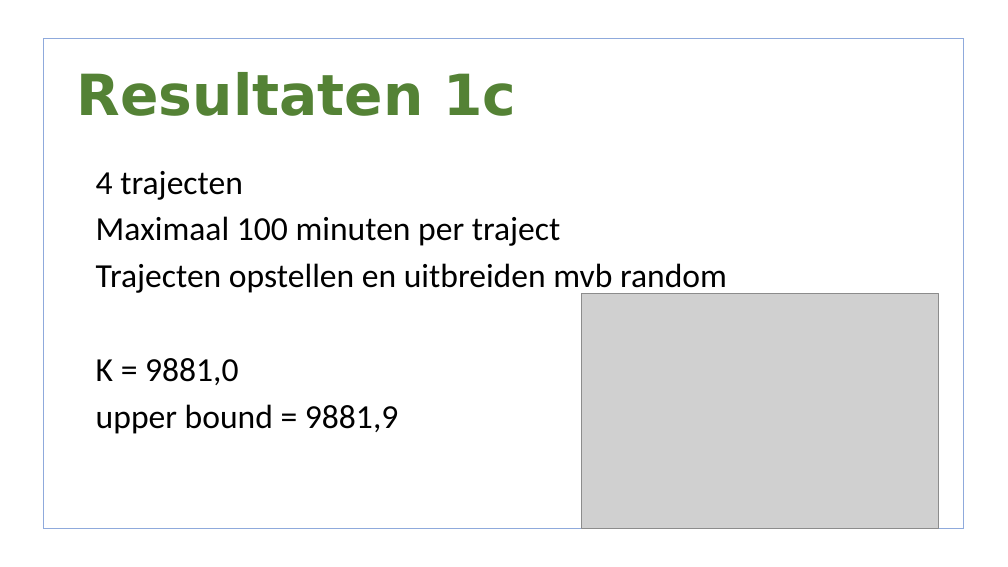
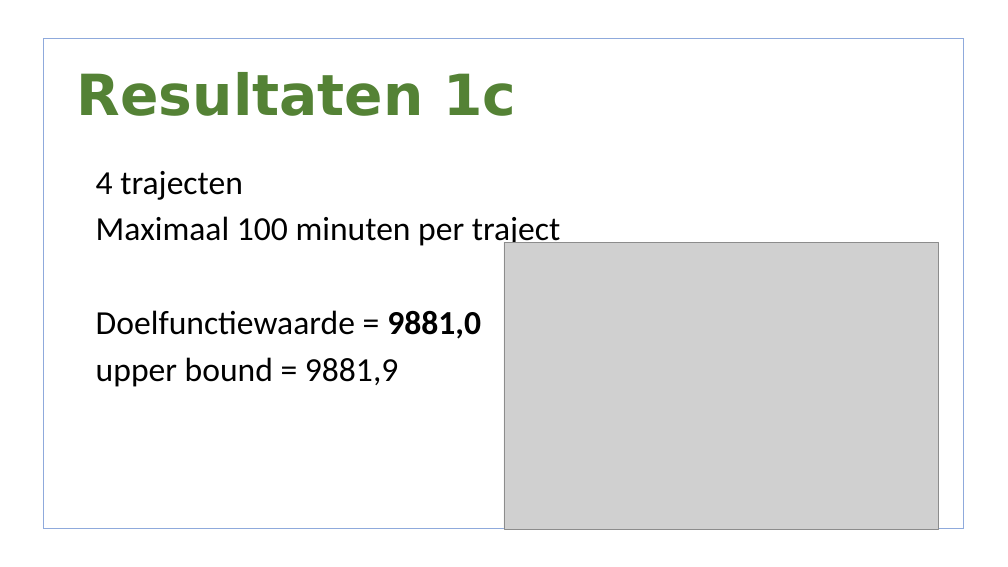
Before and after one commit to lisa259/RailNL, a slide deck: slide 12 of presentaties/Presentation 3.odp (slide 11 before the commit). Drawn at 1008x567 pixels with LibreOffice and Linux fonts; fonts in the diff are those of the drawing; grey boxes stand for pictures; background and template pictures are left out. Boxes give left, top, right and bottom in pixels: in the first picture for what was removed or moved away, otherwise in the second. Text is boxed around its words. In the diff, an @@ line names an element or a change of style, - is before the commit and + after.

```diff
--- a/presentaties/Presentation 3.odp
+++ b/presentaties/Presentation 3.odp
@@ picture: place and size @@
-picture at [582,293,939,529]
+picture at [504,242,939,529]
@@ text at [96,310,481,339]: text changed @@
-• Trajecten opstellen en uitbreiden mvb random
-• K = 9881,0
+• Doelfunctiewaarde = 9881,0
```
Also in this commit, not shown: 3 other slides changed, 8 slides added, 4 slides removed, 45 other files.
